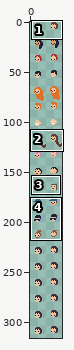
Sprite sheet: img/heads.png. The picture above shows the old version from afar; the outline marks the close-up.
Close-up. Earlier state:
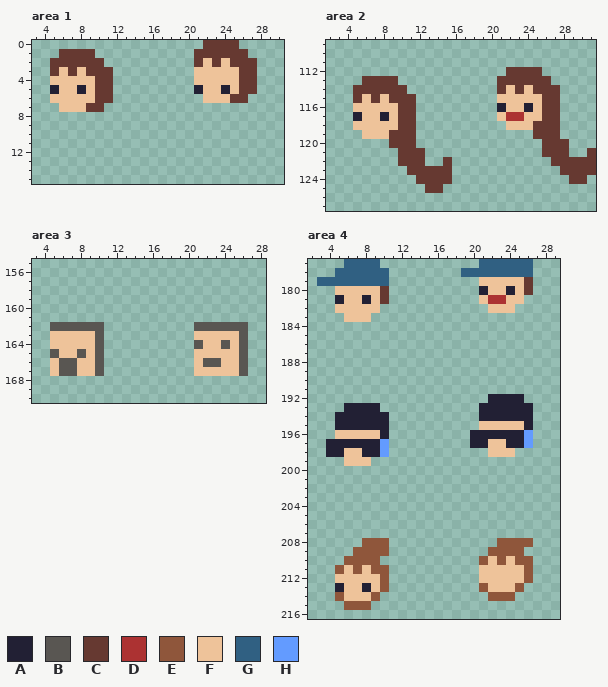
The file is 32x320 pixels. Shown: area 1: x 3..30, y 0..15; area 2: x 2..31, y 109..127; area 3: x 3..28, y 155..170; area 4: x 2..29, y 177..216. The wide view leaves out empty margins. The commit also changed other parts of the picture, which this record leaves out.
Palette (. is transparent): A #222034  B #595652  C #663931  D #ac3232  E #8f563b  F #eec39a  G #306082  H #639bff
New version:
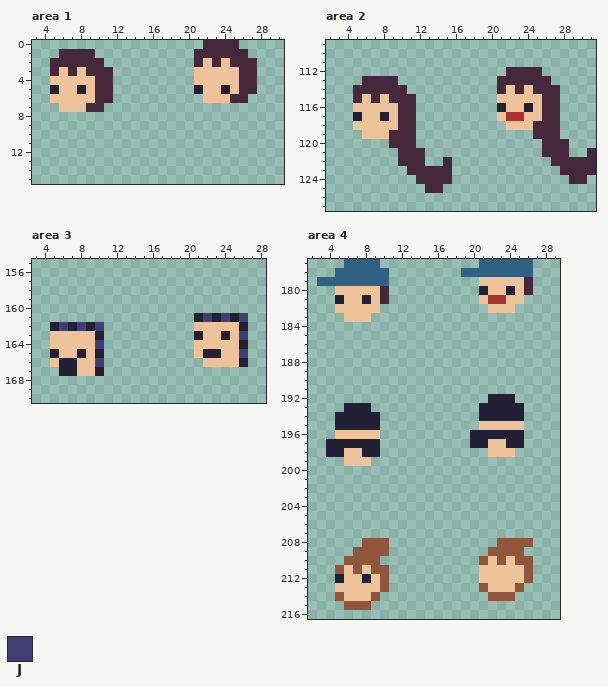
Colours new in this view: J #3f3f74
From old to new:
Colour C changes from #663931 to #45283c.
Area 3:
The author put colour A in row 161 at x 21, 23 and 25.
Colour B becomes colour A in row 162 at x 5, 7, 9 and 26; in row 163 at x 10; in row 164 at x 26; in row 165 at x 5, 8 and 10; in row 166 at x 6 to 7 and 26; in row 167 at x 6 to 7 and 10.
Colour F becomes colour A in row 163 at x 21 and 24; in row 165 at x 22 to 23.
Colour B becomes colour F in row 162 at x 21 to 25; in row 164 at x 21 and 24; in row 166 at x 22 to 23.
The author put colour J in row 161 at x 22, 24 and 26.
Colour B becomes colour J in row 162 at x 6, 8 and 10; in row 163 at x 26; in row 164 at x 10; in row 165 at x 26; in row 166 at x 10.
The edit erases colour B in row 167 at x 26.
The edit erases colour F in row 166 at x 21; in row 167 at x 5 and 21 to 25.
Area 4:
Colour F becomes colour A in row 212 at x 5 and 8.
Colour A becomes colour F in row 213 at x 5 and 8.
The edit erases colour A in row 192 at x 25; in row 193 at x 9 and 26; in rows 194 to 195 at x 10 and 26; in row 196 at x 10.
The edit erases colour H in row 196 at x 26; in row 197 at x 10 and 26; in row 198 at x 10.
